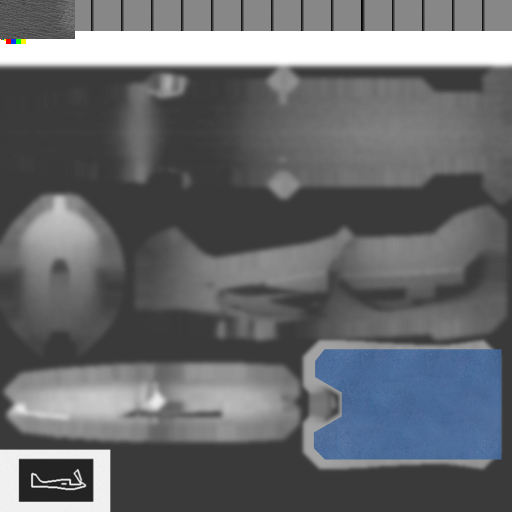
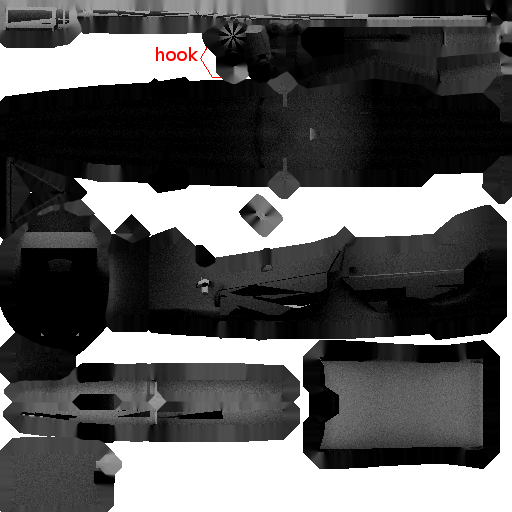
Layers edited between the first and the second 512x512 image:
removed layer "2" (was 92%) over [left=308, top=349, right=502, bottom=460]
added layer "ambientocclusion" above "text" over [left=0, top=0, right=512, bottom=512]
added layer "text" above "uvmap" over [left=5, top=7, right=445, bottom=484]
renamed "parts.png" to "uvmap", painted on it over [left=0, top=0, right=512, bottom=512]
